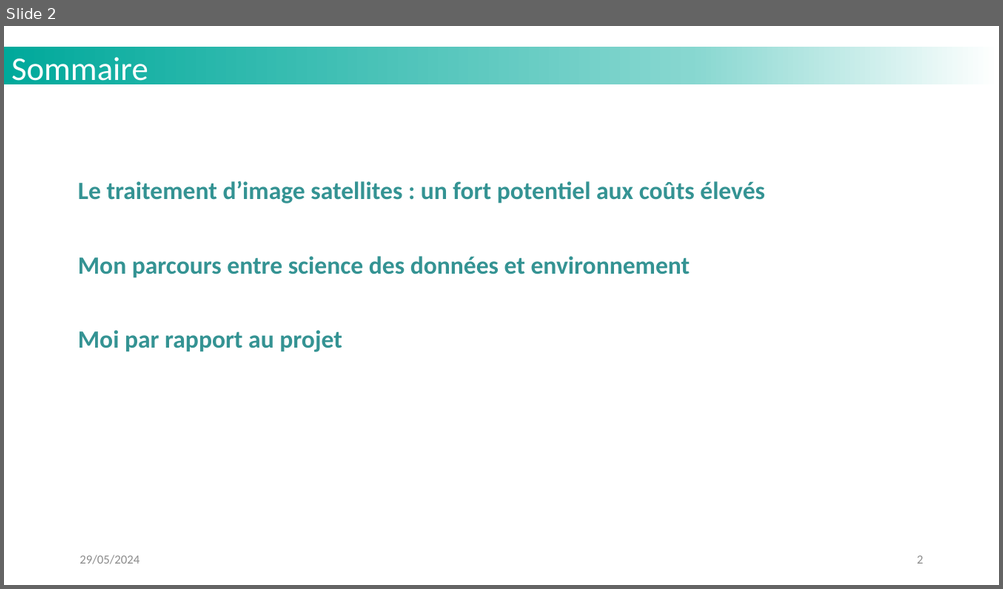
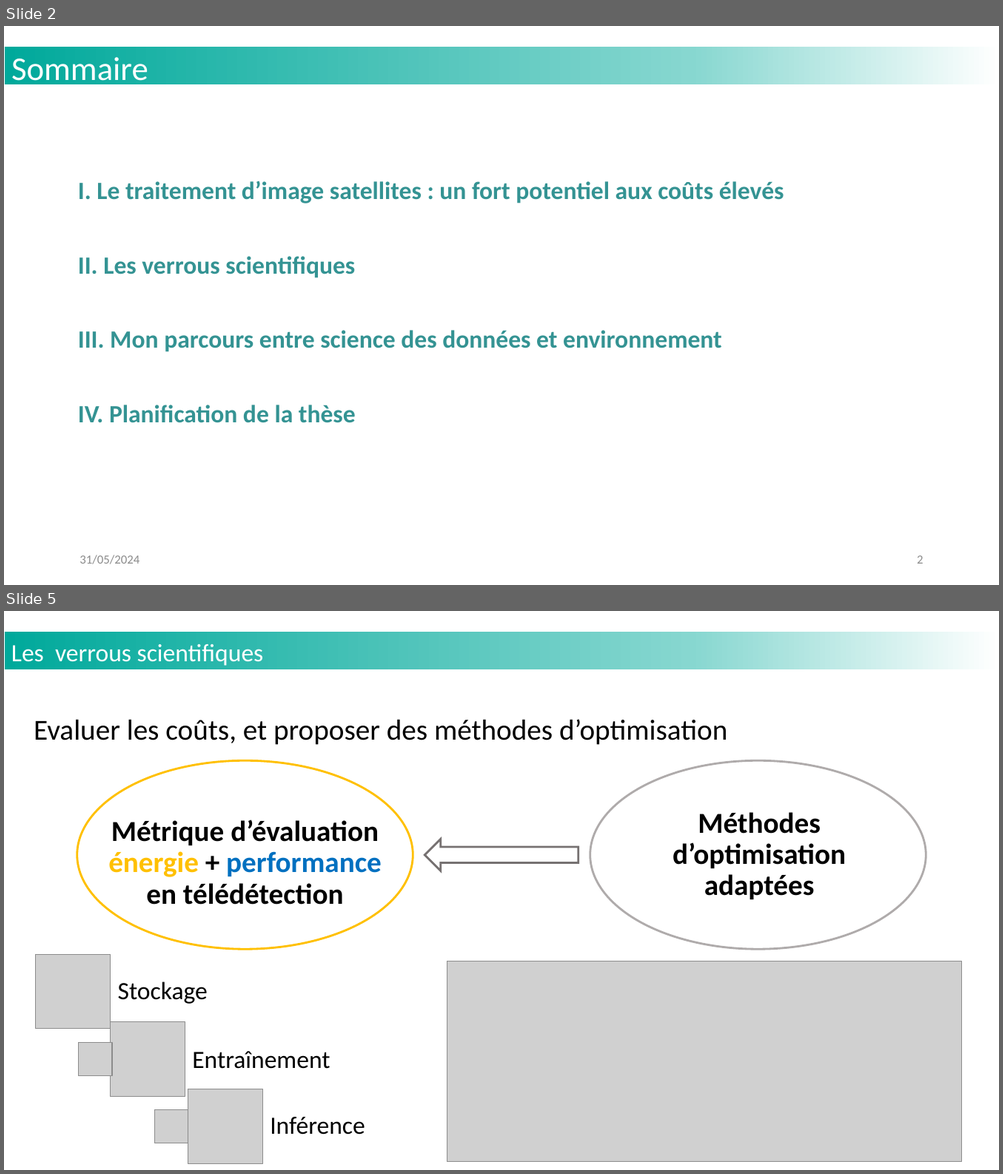
Before and after one commit to MattVerlynde/cahier-labo-stage, a slide deck: static/files_presentation/slides_presentation_these_LISTIC_MVerlynde_2024.pptx. Shown one above the other, each under a label of ours: slide 2 before the commit, slides 2 and 5 after it; the slides between them are not shown. The pictures are 1003x589 and 1003x1174 pixels, drawn with LibreOffice and Linux fonts; fonts in the diff are those of the drawing; grey boxes stand for pictures; background and template pictures are left out. Boxes give left, top, right and bottom in pixels: in the first picture for what was removed or moved away, otherwise in the second. Text is boxed around its words. In the diff, an @@ line names an element or a change of style, - is before the commit and + after.

```diff
--- a/static/files_presentation/slides_presentation_these_LISTIC_MVerlynde_2024.pptx
+++ b/static/files_presentation/slides_presentation_these_LISTIC_MVerlynde_2024.pptx
@@ slide 5 added at bbox=[4, 611, 999, 1170], background #FFFFFF; not listed: 1 template element that a slide beside it also shows @@
@@ text added at bbox=[11, 644, 264, 666], 24 pt, text #FFFFFF @@
+Les verrous scientifiques
@@ text added at bbox=[34, 719, 727, 745], 28 pt, text #000000 @@
+Evaluer les coûts, et proposer des méthodes d’optimisation
@@ ellipse added at bbox=[77, 761, 413, 950], outline #FFC000 2 pt @@
@@ ellipse added at bbox=[589, 761, 925, 950], outline #AFABAB 2 pt @@
@@ text added at bbox=[108, 820, 381, 905], 28 pt, text #000000, bold @@
+Métrique d’évaluation énergie + performance en télédétection
@@ text added at bbox=[672, 812, 845, 900], 28 pt, text #000000, bold @@
+Méthodes d’optimisation adaptées
@@ right arrow added at bbox=[425, 840, 578, 871], fill #FFFFFF, outline #767171 2 pt @@
@@ picture added at bbox=[36, 954, 111, 1029] @@
@@ picture added at bbox=[447, 962, 962, 1162] @@
@@ text added at bbox=[118, 982, 208, 1004], 24 pt, text #000000 @@
+Stockage
@@ picture added at bbox=[110, 1022, 185, 1096] @@
@@ picture added at bbox=[79, 1043, 112, 1076] @@
@@ text added at bbox=[192, 1051, 330, 1069], 24 pt, text #000000 @@
+Entraînement
@@ picture added at bbox=[188, 1089, 263, 1164] @@
@@ picture added at bbox=[154, 1111, 188, 1144] @@
@@ text added at bbox=[270, 1117, 364, 1135], 24 pt, text #000000 @@
+Inférence
@@ slide 2 changed as well @@
@@ text at bbox=[78, 181, 784, 423]: text changed @@
-Le traitement d’image satellites : un fort potentiel aux coûts élevés
-Mon parcours entre science des données et environnement
-Moi par rapport au projet
+I. Le traitement d’image satellites : un fort potentiel aux coûts élevés
+II. Les verrous scientifiques
+III. Mon parcours entre science des données et environnement
+IV. Planification de la thèse
@@ text at bbox=[79, 555, 139, 565]: text changed @@
-29/05/2024
+31/05/2024
```
Also in this commit, not shown: 6 other slides changed, 5 other slides added, 2 slides removed, 3 other files.
